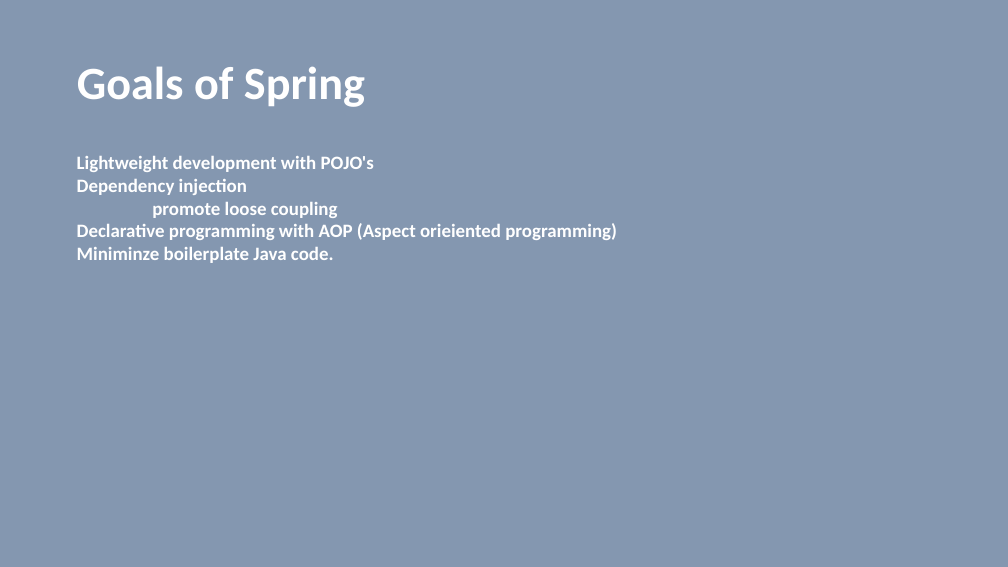
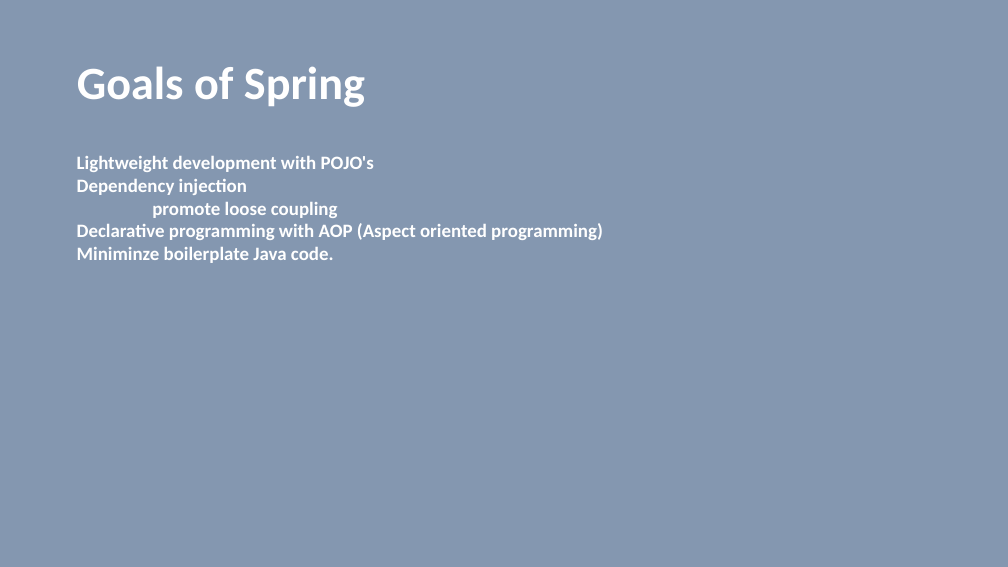
Before and after one commit to vilasvarghese/microservices, a slide deck: slide 4 of training/day1/3SpringBootDay1And2.pptx. Drawn at 1008x567 pixels with LibreOffice and Linux fonts; fonts in the diff are those of the drawing. Boxes give left, top, right and bottom in pixels: in the first picture for what was removed or moved away, otherwise in the second. Text is boxed around its words. In the diff, an @@ line names an element or a change of style, - is before the commit and + after.

```diff
--- a/training/day1/3SpringBootDay1And2.pptx
+++ b/training/day1/3SpringBootDay1And2.pptx
@@ text at [77, 223, 603, 240]: text changed @@
-Declarative programming with AOP (Aspect orieiented programming)
+Declarative programming with AOP (Aspect oriented programming)
```
Also in this commit, not shown: 1 other file.
